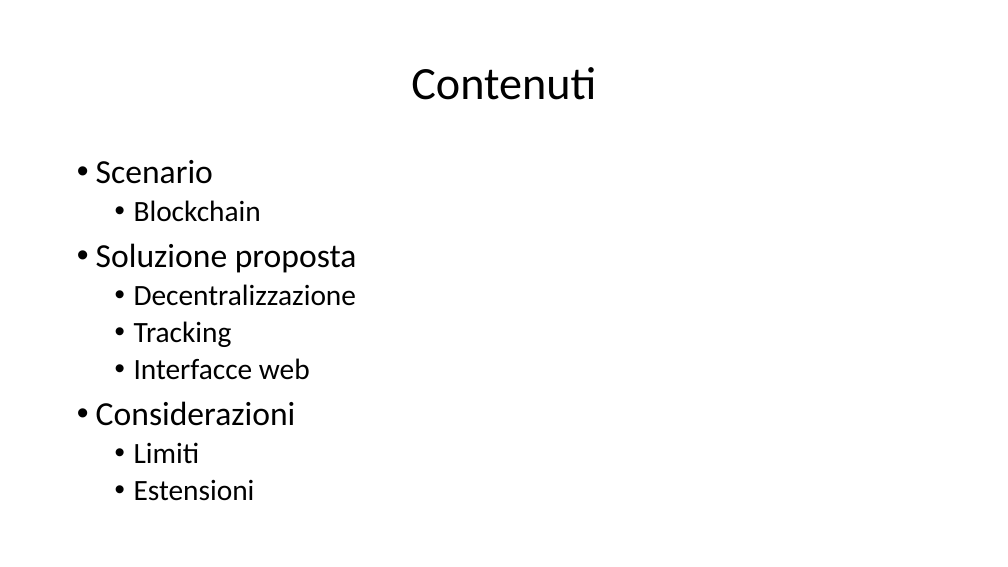
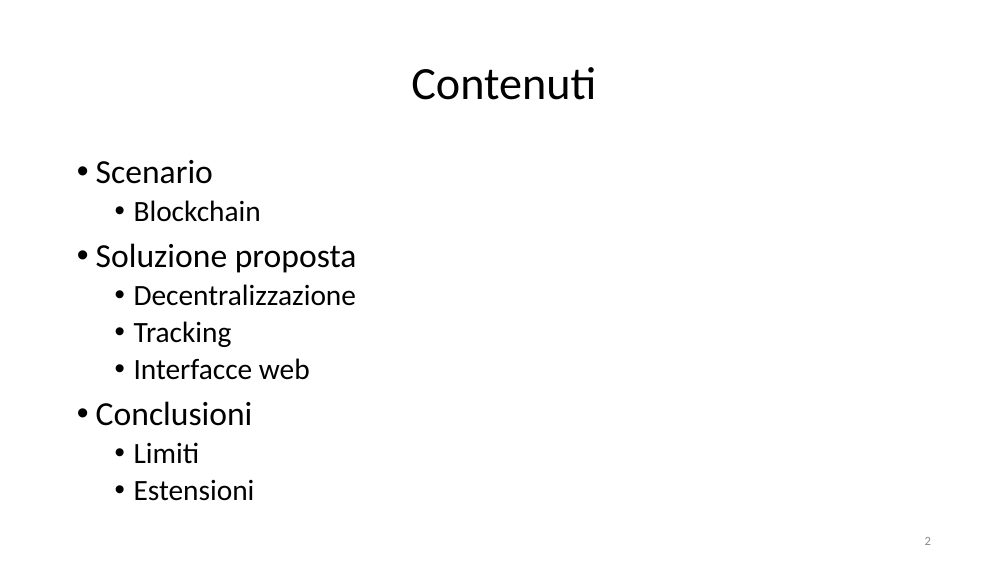
Before and after one commit to dmell/FinalDissertation_BSc, a slide deck: slide 2 of 186893-MelottiDamiano.pptx. Drawn at 1008x567 pixels with LibreOffice and Linux fonts; fonts in the diff are those of the drawing. Boxes give left, top, right and bottom in pixels: in the first picture for what was removed or moved away, otherwise in the second. Text is boxed around its words. In the diff, an @@ line names an element or a change of style, - is before the commit and + after.

```diff
--- a/186893-MelottiDamiano.pptx
+++ b/186893-MelottiDamiano.pptx
@@ text at bbox=[96, 401, 253, 426]: text changed @@
-• Considerazioni
+• Conclusioni
@@ page number added at bbox=[925, 537, 931, 545], 12 pt, text #8C8C8C @@
+2
```
Also in this commit, not shown: 7 other slides changed, 7 slides added, 4 slides removed, 1 other file.
